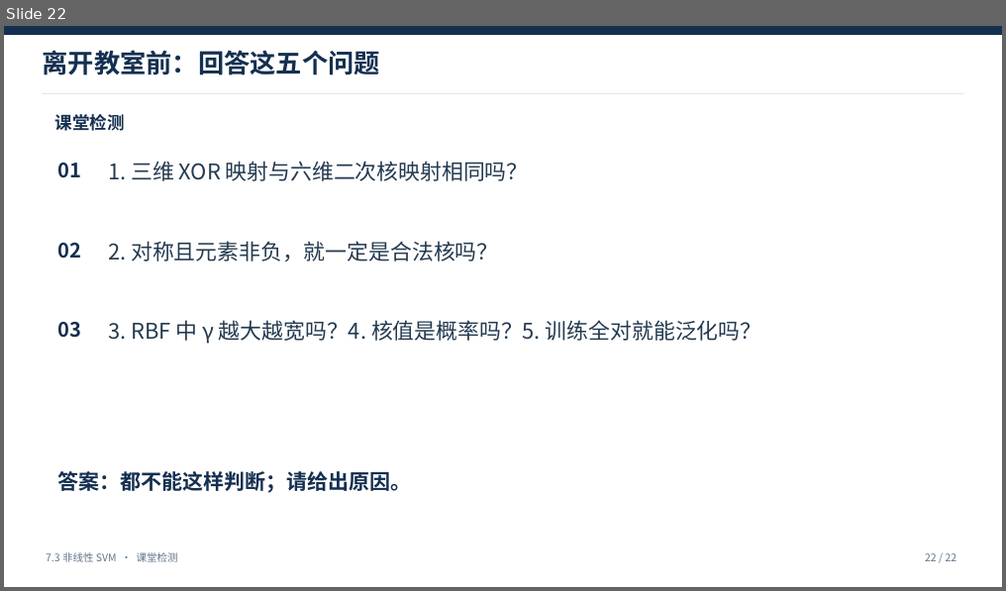
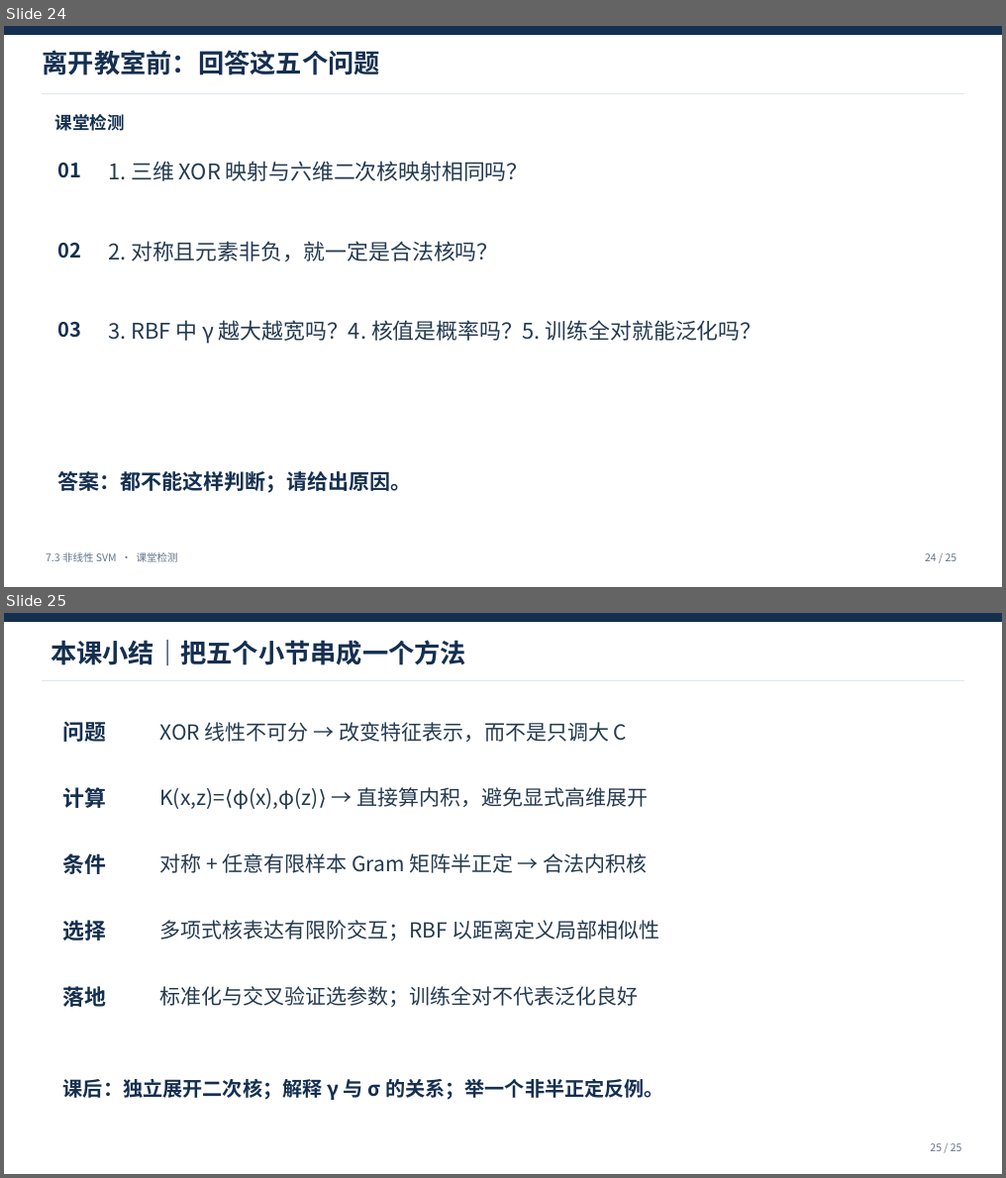
Before and after one commit to yueyunsun77-debug/yueyunsun77-debug, a slide deck: 研一上/高级统计学/7.3非线性SVM_五小节优化版.pptx. Shown one above the other, each under a label of ours: slide 22 before the commit, slides 24 and 25 after it. The pictures are 1006x591 and 1006x1178 pixels, drawn with LibreOffice and Linux fonts; fonts in the diff are those of the drawing. Boxes give left, top, right and bottom in pixels: in the first picture for what was removed or moved away, otherwise in the second. Text is boxed around its words. In the diff, an @@ line names an element or a change of style, - is before the commit and + after.

Commit message:
docs: 为非线性SVM课件增加封面目录及课程小结

```diff
--- a/研一上/高级统计学/7.3非线性SVM_五小节优化版.pptx
+++ b/研一上/高级统计学/7.3非线性SVM_五小节优化版.pptx
@@ slide 25 added at [4,613,1002,1174], background #FFFFFF @@
@@ rectangle added at [4,613,1002,622], fill #142F50 @@
@@ text added at [51,640,466,665], 30 pt, text #142F50, bold @@
+本课小结｜把五个小节串成一个方法
@@ line added from (42, 680) to (964, 680), #DFE7EF 1 pt @@
@@ text added at [63,722,107,742], 25 pt, text #142F50, bold @@
+问题
@@ text added at [159,722,627,742], 24 pt, text #243A50 @@
+XOR 线性不可分 → 改变特征表示，而不是只调大 C
@@ text added at [63,787,107,808], 25 pt, text #142F50, bold @@
+计算
@@ text added at [159,787,648,810], 24 pt, text #243A50 @@
+K(x,z)=⟨φ(x),φ(z)⟩ → 直接算内积，避免显式高维展开
@@ text added at [63,854,107,874], 25 pt, text #142F50, bold @@
+条件
@@ text added at [159,854,648,873], 24 pt, text #243A50 @@
+对称 + 任意有限样本 Gram 矩阵半正定 → 合法内积核
@@ text added at [63,920,107,941], 25 pt, text #142F50, bold @@
+选择
@@ text added at [159,920,660,941], 24 pt, text #243A50 @@
+多项式核表达有限阶交互；RBF 以距离定义局部相似性
@@ text added at [63,986,107,1007], 25 pt, text #142F50, bold @@
+落地
@@ text added at [159,986,638,1007], 24 pt, text #243A50 @@
+标准化与交叉验证选参数；训练全对不代表泛化良好
@@ text added at [63,1079,664,1100], 23 pt, text #142F50, bold @@
+课后：独立展开二次核；解释 γ 与 σ 的关系；举一个非半正定反例。
@@ text added at [930,1144,962,1152], 12 pt, text #60758A @@
+25 / 25
@@ what was slide 22 is now slide 24 @@
@@ slide 24 changed as well @@
@@ text at [925,554,957,562]: text changed @@
-22 / 22
+24 / 25
```
Also in this commit, not shown: 21 other slides changed, 2 other slides added, 5 other files.
